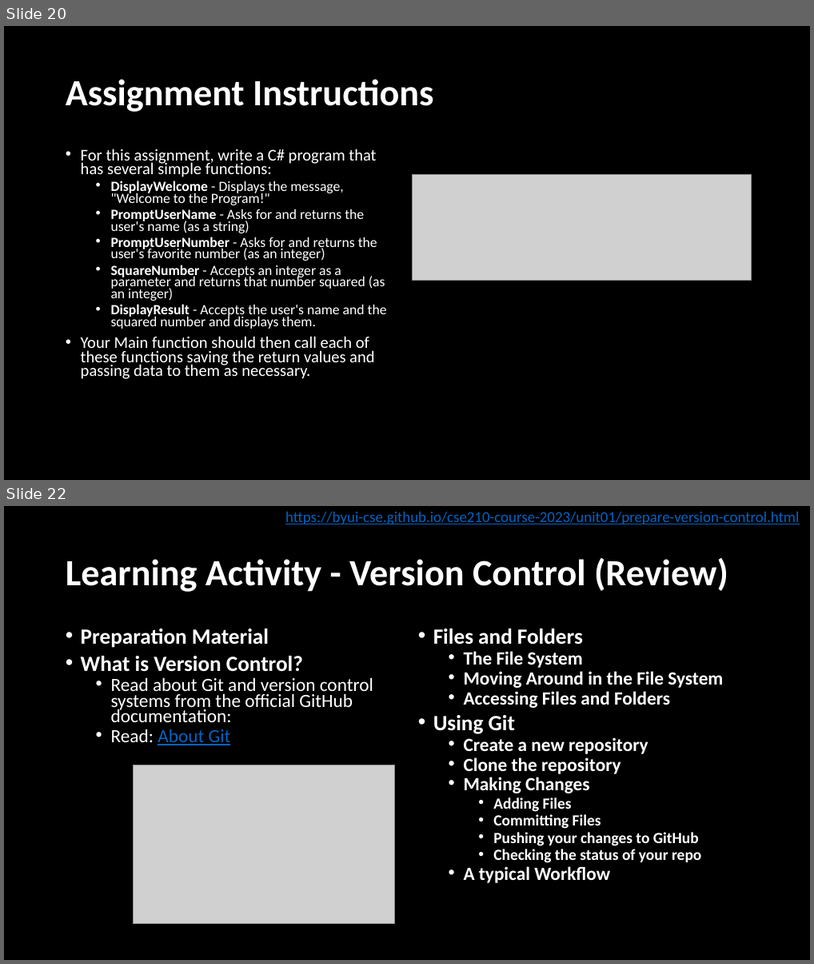
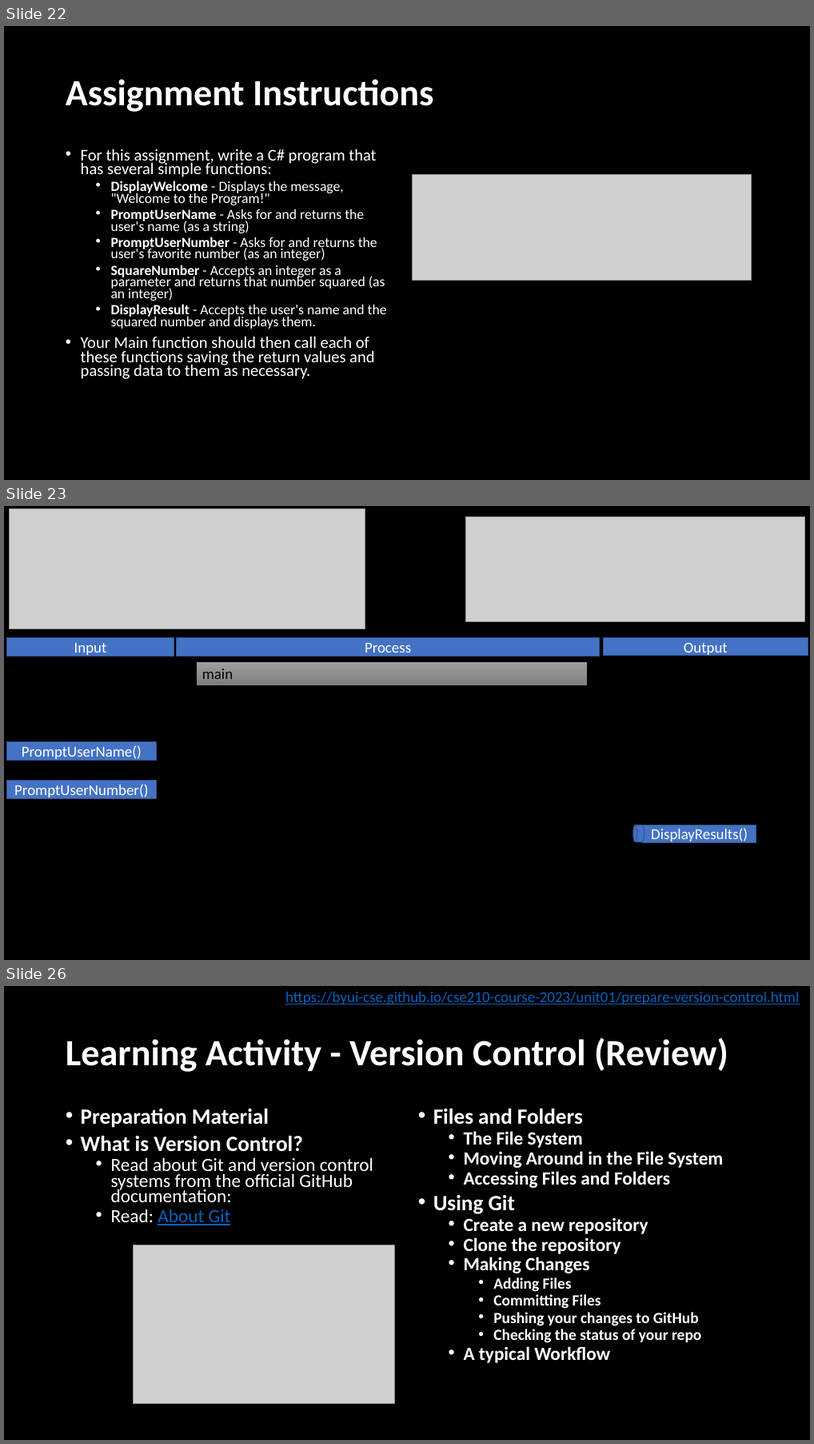
Before and after one commit to BroClements/CSE210ProgwClasses, a slide deck: CSE210Wk02Develop3-5.pptx. Shown one above the other, each under a label of ours: slides 20 and 22 before the commit, slides 22, 23 and 26 after it; the slides between them are not shown. The pictures are 814x964 and 814x1444 pixels, drawn with LibreOffice and Linux fonts; fonts in the diff are those of the drawing; grey boxes stand for pictures. Boxes give left, top, right and bottom in pixels: in the first picture for what was removed or moved away, otherwise in the second. Text is boxed around its words. In the diff, an @@ line names an element or a change of style, - is before the commit and + after.

```diff
--- a/CSE210Wk02Develop3-5.pptx
+++ b/CSE210Wk02Develop3-5.pptx
@@ slide 23 added at (x1=4, y1=506, x2=810, y2=960), background #000000 @@
@@ picture added at (x1=10, y1=509, x2=365, y2=629) @@
@@ picture added at (x1=466, y1=516, x2=805, y2=621) @@
@@ rectangle added at (x1=7, y1=638, x2=174, y2=656), fill #4472C4, outline #325491 1 pt, 18 pt, text #FFFFFF @@
+Input
@@ rectangle added at (x1=177, y1=638, x2=600, y2=656), fill #4472C4, outline #325491 1 pt, 18 pt, text #FFFFFF @@
+Process
@@ rectangle added at (x1=603, y1=637, x2=809, y2=656), fill #4472C4, outline #325491 1 pt, 18 pt, text #FFFFFF @@
+Output
@@ rectangle added at (x1=196, y1=661, x2=588, y2=686), fill gradient #9D9D9D to #909090 to #7C7C7C, outline #000000 0.5 pt, 18 pt, text #000000 @@
+main
@@ rectangle added at (x1=7, y1=742, x2=157, y2=760), fill #4472C4, outline #325491 1 pt, 18 pt, text #FFFFFF @@
+PromptUserName()
@@ rectangle added at (x1=7, y1=780, x2=157, y2=798), fill #4472C4, outline #325491 1 pt, 18 pt, text #FFFFFF @@
+PromptUserNumber()
@@ cylinder added at (x1=634, y1=825, x2=645, y2=842), fill #4472C4, outline #325491 1 pt @@
@@ rectangle added at (x1=643, y1=825, x2=757, y2=842), fill #4472C4, outline #325491 1 pt, 18 pt, text #FFFFFF @@
+DisplayResults()
@@ what was slide 20 is now slide 22 @@
@@ what was slide 22 is now slide 26 @@
```
Also in this commit, not shown: 2 slides changed, 4 other slides added.
